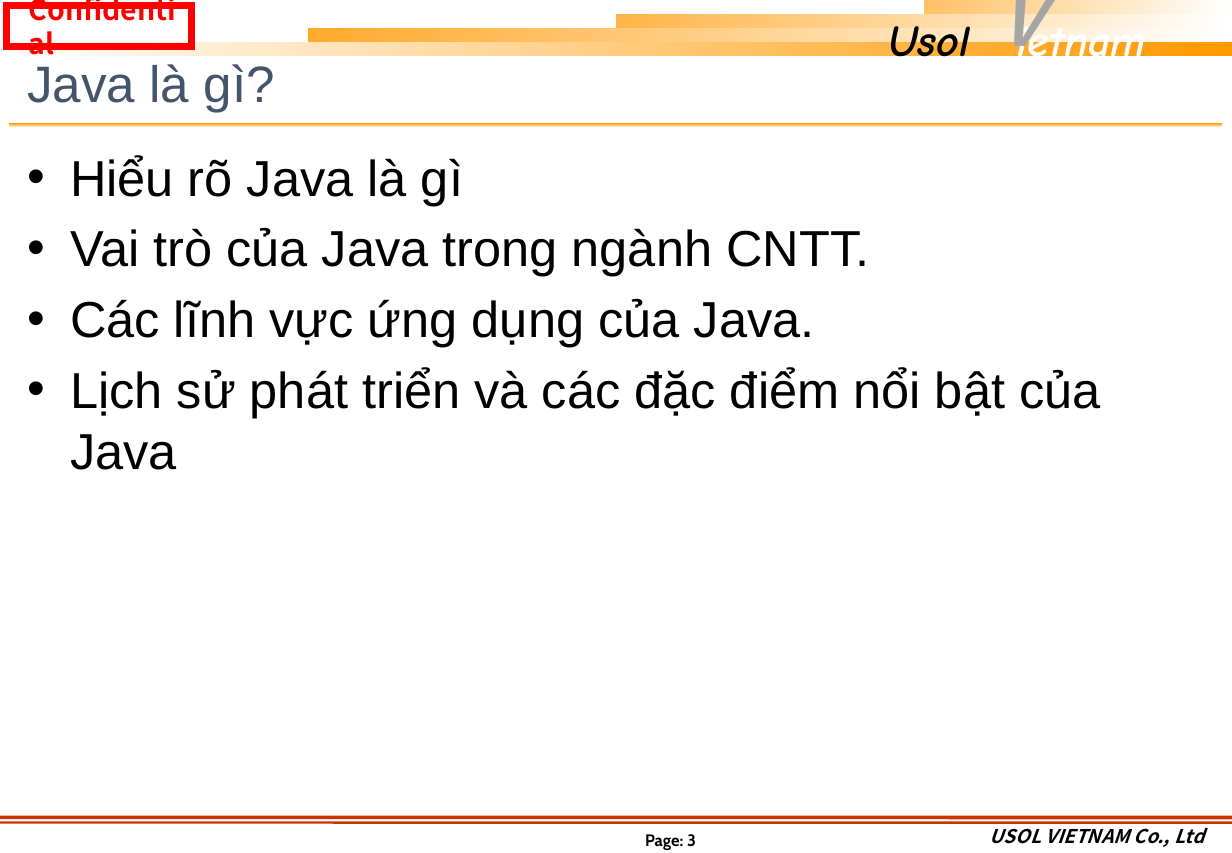
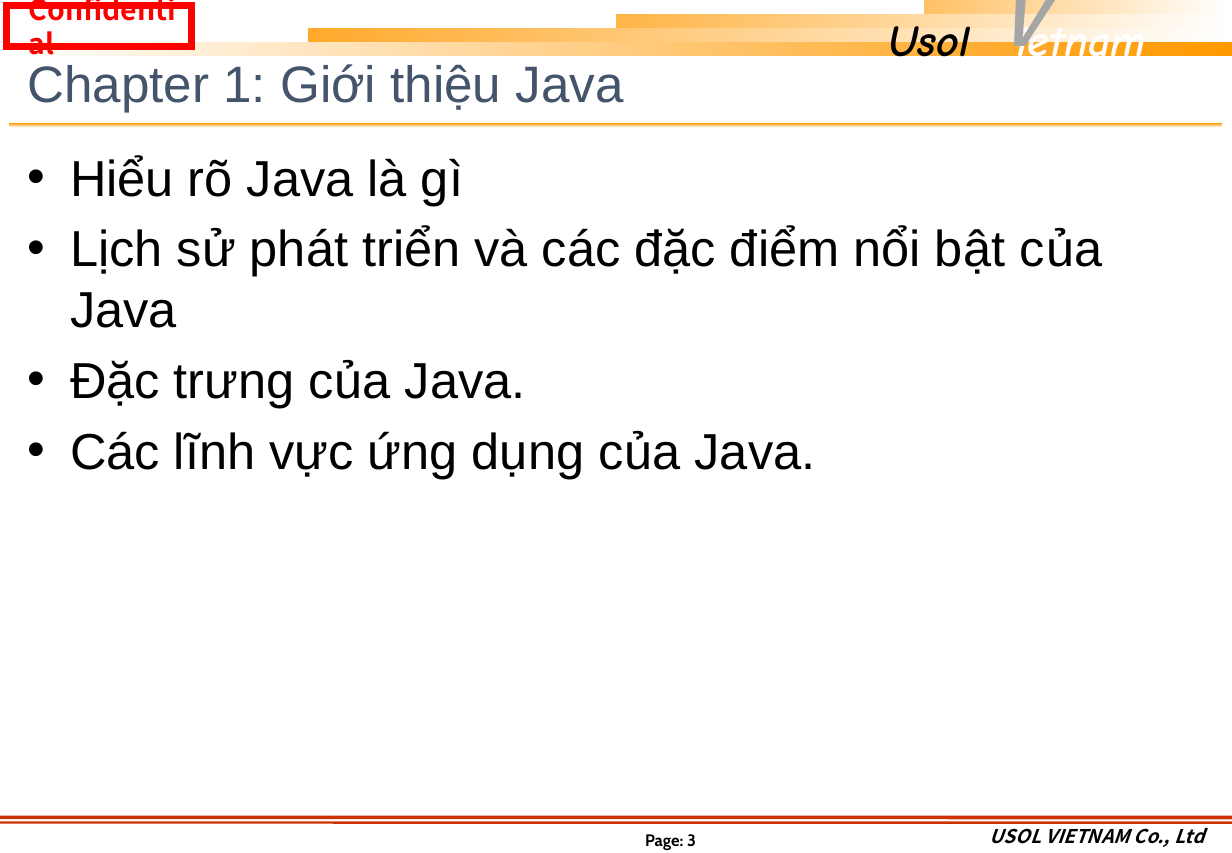
Before and after one commit to khuongmaingoc/javaDoc, a slide deck: slide 3 of Java_Week1.pptx. Drawn at 1232x853 pixels with LibreOffice and Linux fonts; fonts in the diff are those of the drawing; background and template pictures are left out. Boxes give left, top, right and bottom in pixels: in the first picture for what was removed or moved away, otherwise in the second. Text is boxed around its words. In the diff, an @@ line names an element or a change of style, - is before the commit and + after.

```diff
--- a/Java_Week1.pptx
+++ b/Java_Week1.pptx
@@ title at <box>27,64,624,112</box>: text changed @@
-Java là gì?
+Chapter 1: Giới thiệu Java
@@ text at <box>70,226,1102,408</box>: text changed @@
-• Vai trò của Java trong ngành CNTT.
+• Lịch sử phát triển và các đặc điểm nổi bật của Java
+• Đặc trưng của Java.
@@ text at <box>70,368,1100,470</box>: paragraph removed @@
-• Lịch sử phát triển và các đặc điểm nổi bật của Java
```
Also in this commit, not shown: 8 other slides changed, 4 slides added.
